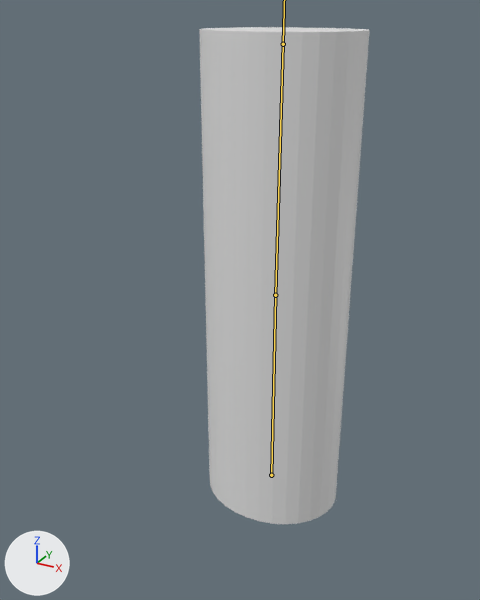
What one commit did to the FBX model OpenGL/res/object/cylinder/anim_cylinder.fbx.
Both versions are drawn from a 50 mm camera at (3.54, -7.46, 3.47) aimed at (-0.02, -0.97, 0.23). Every picture has the same lights, and +X, +Y and +Z are marked at lower left. Both versions are drawn at frame 1 of the action 'Armature|ArmatureAction'; the numbers are the values there. The bones that bend it are drawn over the model as lines.
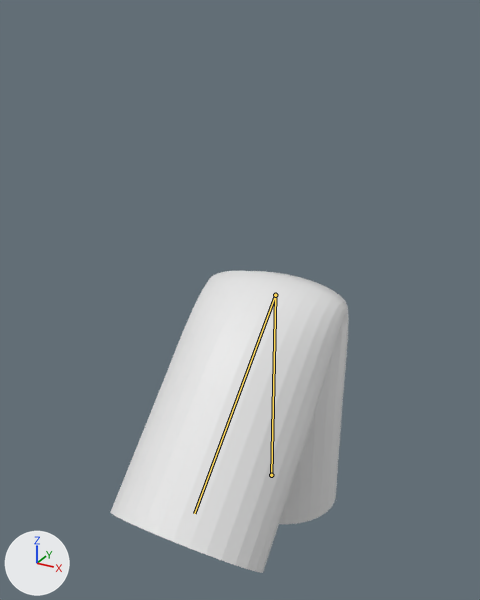
Edits to the scene script, one JSON object a line:
```json
{"block": "bone_upperarm", "where": "bone_upperarm = bpy.data.objects['Armature'].pose.bones['UpperArm']  # child of 'LowArm'"}
{"op": "set", "path": "bone_upperarm.rotation_quaternion", "old": "(1.0, 0.0, 0.0, 0.0)", "new": "(0.385, 0.923, -0.008, -0.021)", "note": "degrees (0, 0, 0) -> degrees (135, 2, -2)"}
```

Pixel boxes (x1, y1, x2, y2) of what changed, in the pictures (480 x 600 px):
```json
{"object": "Cylinder", "change": "posed", "before": [199, 27, 370, 524], "after": [111, 271, 349, 573], "on screen": "39% wider, 39% shorter"}
{"bone": "UpperArm", "before": "(275, 295) to (283, 44)", "after": "(275, 295) to (194, 513)"}
```
